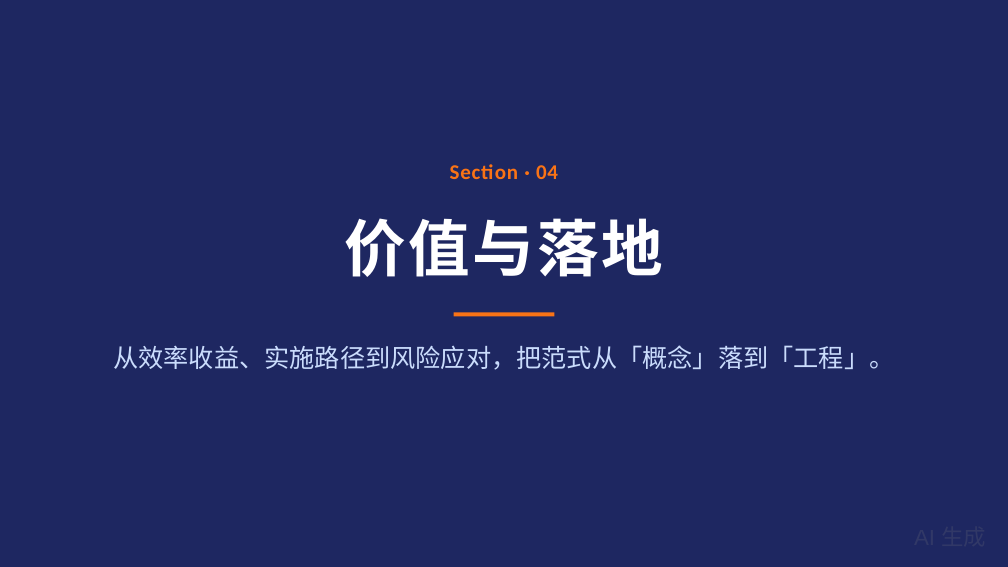
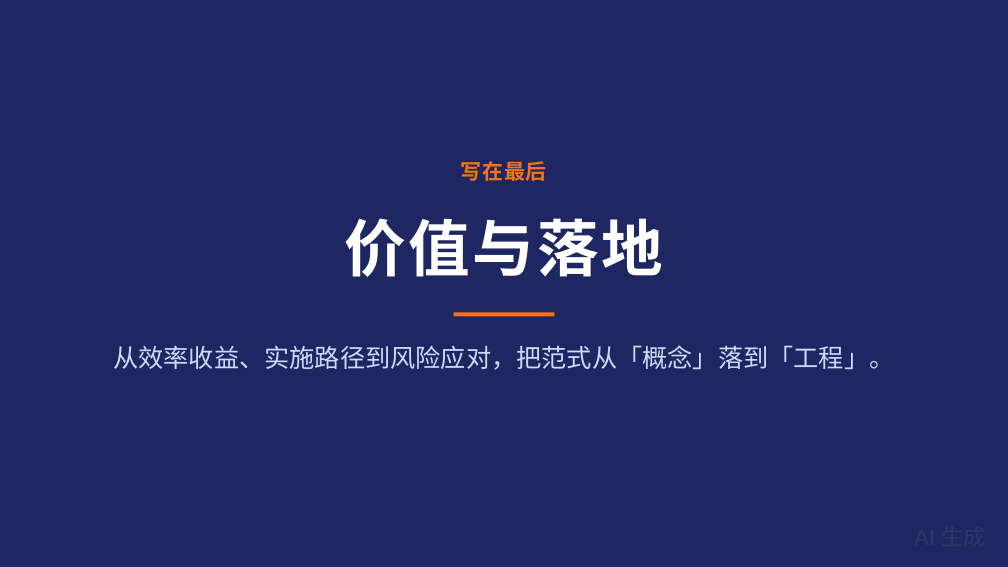
Before and after one commit to Whu-yla/ai-engineering-paradigm, a slide deck: slide 15 of pptx/新型信息化工程生产范式.pptx (slide 16 before the commit). Drawn at 1008x567 pixels with LibreOffice and Linux fonts; fonts in the diff are those of the drawing. Boxes give left, top, right and bottom in pixels: in the first picture for what was removed or moved away, otherwise in the second. Text is boxed around its words. In the diff, an @@ line names an element or a change of style, - is before the commit and + after.

Commit message:
update: BS技术架构图 + Vibe Coding SOP + 挑战与应对 + 写在最后

```diff
--- a/pptx/新型信息化工程生产范式.pptx
+++ b/pptx/新型信息化工程生产范式.pptx
@@ text at (461,161,547,181): text changed @@
-Section · 04
+写在最后
```
Also in this commit, not shown: 2 other slides changed, 4 slides added, 3 slides removed, 2 other files.
